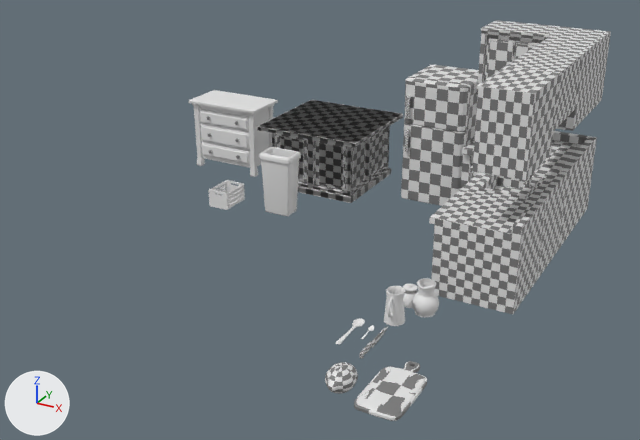
What one commit did to the Blender file Assets/Art/Models/lemon.blend.
Before and after are seen from a 50 mm camera at (22.3, -43.4, 32.6) aimed at (-12.0, 19.0, 1.4). The axes (+X, +Y, +Z) are drawn at lower left. The lights are the same throughout.

Names of what the first picture shows: 'BigCupboard_low.001', 'CornerCounter_low', 'CornerCupboard_high', 'Cube.005', 'Cube.006', 'CuttingBoard_high', 'Fridge_high', 'Island_high', 'Island_low', 'Sink_low', 'SmallCupboard_high', 'counter_low'.
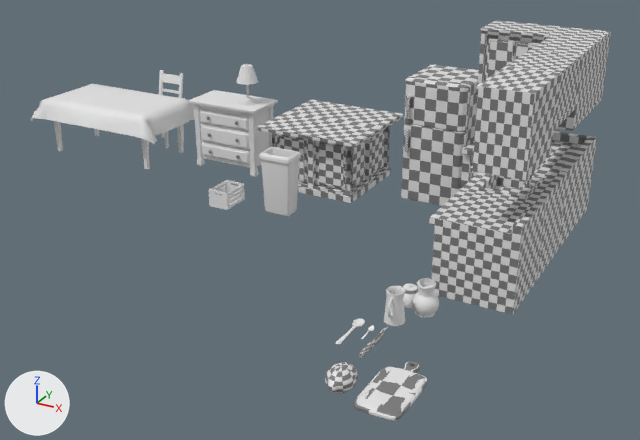
Changed parts and their boxes [x1, y1, x2, y2] in the pictures (640 x 440 px):
'Cube.010', added: after [31, 84, 195, 144]
'Island_high', hidden: before [258, 100, 403, 203]
'Cube.009', added: after [54, 121, 184, 170]
'Cylinder', added: after [236, 64, 258, 106]
'Cube.008', added: after [148, 70, 184, 149]

What changed in the scene script:
```text
Add me_cube_028:
    me_cube_028.from_pydata(...)  # 3477 vertices, 3360 faces; spans x -5.71..5.74, y -2.69..2.74, z -4.33..-2.18
    me_cube_028.polygons.foreach_set('use_smooth', [True] * 3360)
Add me_cube_026:
    me_cube_026.from_pydata(...)  # 72 vertices, 70 faces; spans x -7.0..7.0, y -4.63..3.01, z -5.37..0.19
Add me_cube_025:
    me_cube_025.from_pydata(...)  # 252 vertices, 244 faces; spans x -0.77..0.77, y -0.77..1.07, z -0.67..7.15
    me_cube_025.polygons.foreach_set('use_smooth', [True] * 244)
Add me_cylinder:
    me_cylinder.from_pydata(...)  # 896 vertices, 866 faces; spans x -1.1..1.1, y -1.1..1.1, z -1.0..40.4
    me_cylinder.polygons.foreach_set('use_smooth', [True] * 866)
Change ob_island_high:
    add ob_island_high.hide_set(True)
Add ob_cube_010:
    ob_cube_010 = bpy.data.objects.new('Cube.010', me_cube_028)
    ob_cube_010.location = (-42.91, 28.65, 8.55)
    ob_cube_010.scale = (1.47, 1.93, 1.31)
    _m = ob_cube_010.modifiers.new('Decimate', 'DECIMATE')
    _m.decimate_type = 'UNSUBDIV'
    _m.iterations = 3
Add ob_cube_009:
    ob_cube_009 = bpy.data.objects.new('Cube.009', me_cube_026)
    ob_cube_009.location = (-42.91, 29.5, 4.87)
    _m = ob_cube_009.modifiers.new('Bevel', 'BEVEL')
    _m.segments = 4
Add ob_cube_008:
    ob_cube_008 = bpy.data.objects.new('Cube.008', me_cube_025)
    ob_cube_008.location = (-40.0, 32.97, 0.44)
    ob_cube_008.scale = (2.09, 2.09, 1.0)
    _m = ob_cube_008.modifiers.new('Bevel', 'BEVEL')
    _m.segments = 4
    _m.angle_limit = 1.047
Add ob_cylinder:
    ob_cylinder = bpy.data.objects.new('Cylinder', me_cylinder)
    ob_cylinder.location = (-27.59, 31.71, 6.63)
    ob_cylinder.scale = (1.0, 1.0, 0.0964)
```
